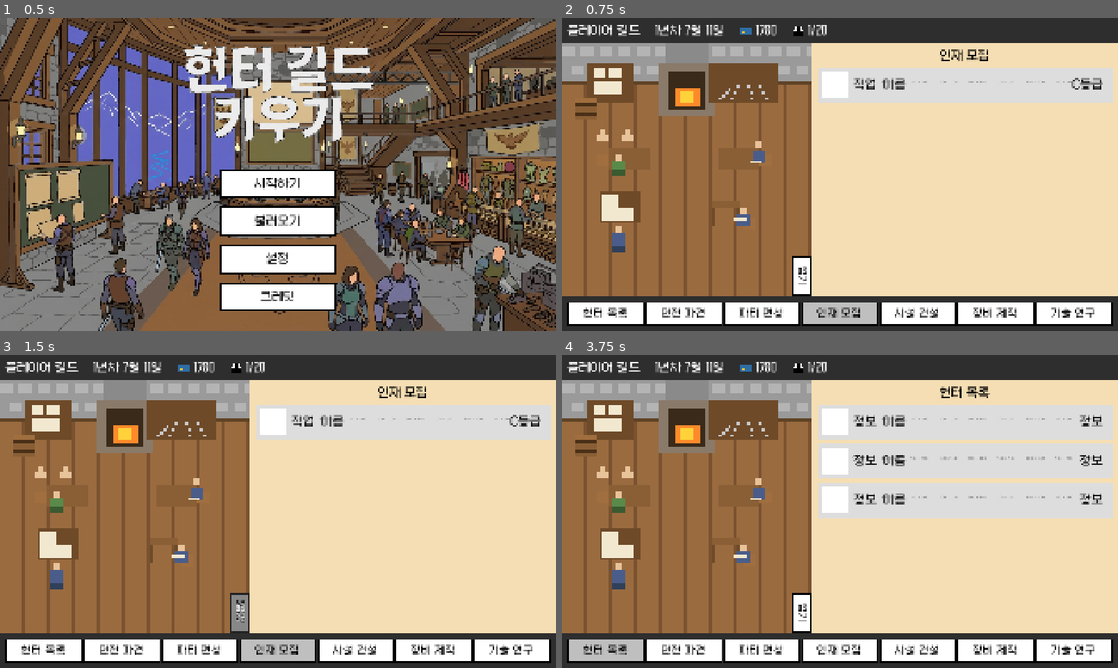
Above: before the commit, frames 1-4 (two rows, left to right).
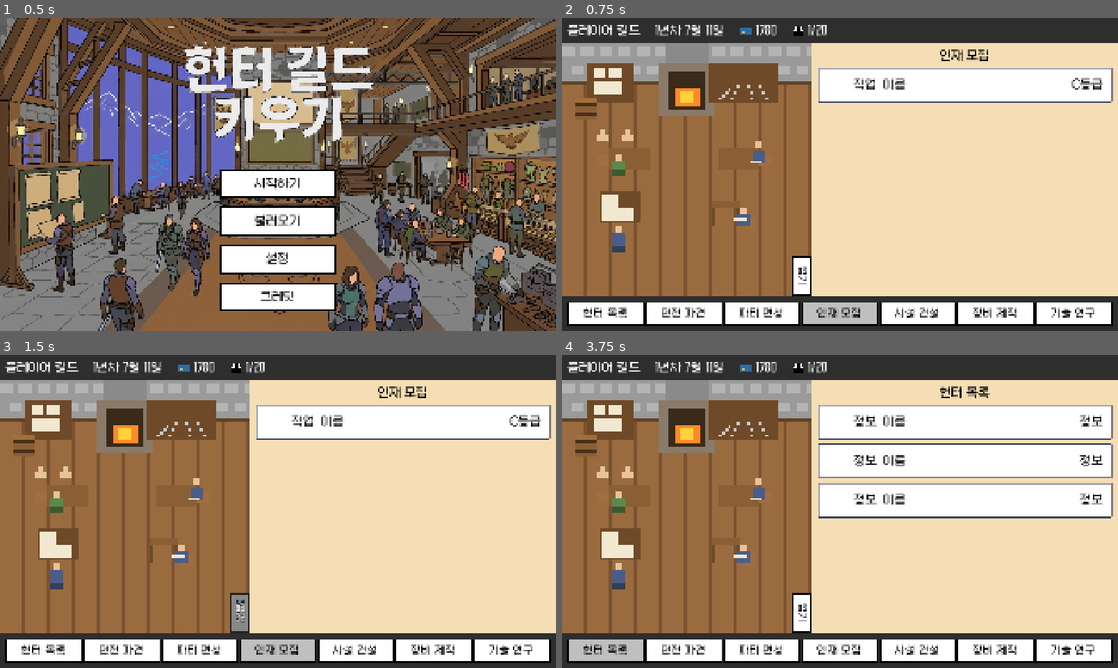
Above: after the commit, the same moments.

Repository: motsuni04/hunter-guild-tycoon
Game: Godot game, scene res://scenes/main/title.tscn
The game is run twice, just before and just after one commit, with the same random seed, the same clock (stepped at 60 frames per second) and the same inputs.
Inputs (mouse positions are in pixels of both pictures, inside the frame that each line leads up to):
- Up to frame 1 (0.5 s): no input
- Up to frame 2 (0.75 s): click "시작하기" at 0.5 s
- Up to frame 3 (1.5 s): click "펼치기" at 1.25 s
- Up to frame 4 (3.75 s): click "접기" at 2 s; click (962, 420) at 2.75 s; click "헌터 목록" at 3.5 s

Frame 1 is identical in both runs. In frame 2, 5.2% of the frame differs, in the area x 46-100%, y 16-28%; in frame 3, 5.2%; in frame 4, 16%, in the area x 46-100%, y 16-53%.

Commit message:
Refactor rect textures

Diff:
--- a/project.godot
+++ b/project.godot
@@ -26,6 +26,8 @@
 
 window/size/viewport_width=1920
 window/size/viewport_height=1080
+window/size/window_width_override=1600
+window/size/window_height_override=900
 window/stretch/mode="canvas_items"
 window/stretch/aspect="expand"
 
--- /dev/null
+++ b/resources/ui/info_panel.tres
@@ -0,0 +1,13 @@
+[gd_resource type="StyleBoxFlat" format=3]
+
+[resource]
+bg_color = Color(1, 1, 1, 1)
+border_width_left = 4
+border_width_top = 4
+border_width_right = 4
+border_width_bottom = 4
+border_color = Color(0.12, 0.17, 0.35, 1)
+corner_radius_top_left = 2
+corner_radius_top_right = 2
+corner_radius_bottom_right = 2
+corner_radius_bottom_left = 2
--- a/scenes/popups/credit.tscn
+++ b/scenes/popups/credit.tscn
@@ -1,7 +1,8 @@
 [gd_scene format=3 uid="uid://0nuueia0xwnq"]
 
 [ext_resource type="Script" uid="uid://gfbqqlrlaayn" path="res://scenes/popups/credit.gd" id="1_pxe7y"]
-[ext_resource type="Texture2D" uid="uid://dfm5gln2eqcui" path="res://assets/images/game_background.svg" id="2_pxe7y"]
+[ext_resource type="FontFile" uid="uid://deimdqp32x0o" path="res://assets/fonts/MonaS10.ttf" id="2_font"]
+[ext_resource type="StyleBoxFlat" path="res://resources/ui/info_panel.tres" id="3_style"]
 
 [node name="Credit" type="CenterContainer" unique_id=370040019]
 anchors_preset = 15
@@ -27,13 +28,13 @@
 offset_bottom = 400.0
 grow_horizontal = 2
 grow_vertical = 2
+theme_override_styles/panel = ExtResource("3_style")
 
-[node name="TextureRect" type="TextureRect" parent="Control/PanelContainer" unique_id=148883096]
+[node name="Overlay" type="Control" parent="Control/PanelContainer" unique_id=148883096]
 layout_mode = 2
-texture = ExtResource("2_pxe7y")
-stretch_mode = 1
+mouse_filter = 2
 
-[node name="Exit" type="Button" parent="Control/PanelContainer/TextureRect" unique_id=1473801735]
+[node name="Exit" type="Button" parent="Control/PanelContainer/Overlay" unique_id=1473801735]
 layout_mode = 1
 anchors_preset = 1
 anchor_left = 1.0
@@ -41,7 +42,13 @@
 offset_left = -8.0
 offset_bottom = 8.0
 grow_horizontal = 0
+theme_override_colors/font_color = Color(0, 0, 0, 1)
+theme_override_fonts/font = ExtResource("2_font")
 theme_override_font_sizes/font_size = 48
+theme_override_styles/normal = ExtResource("3_style")
+theme_override_styles/hover = ExtResource("3_style")
+theme_override_styles/pressed = ExtResource("3_style")
+theme_override_styles/focus = ExtResource("3_style")
 text = "  X  "
 
 [node name="MarginContainer" type="MarginContainer" parent="Control/PanelContainer" unique_id=1809586687]
@@ -58,56 +65,50 @@
 
 [node name="Credit" type="Label" parent="Control/PanelContainer/MarginContainer/VBoxContainer" unique_id=1417794775]
 layout_mode = 2
-theme_override_colors/font_color = Color(1, 1, 1, 1)
-theme_override_colors/font_outline_color = Color(0, 0, 0, 1)
-theme_override_constants/outline_size = 10
+theme_override_colors/font_color = Color(0, 0, 0, 1)
+theme_override_fonts/font = ExtResource("2_font")
 theme_override_font_sizes/font_size = 32
 text = "<크레딧>"
 horizontal_alignment = 1
 
 [node name="Development" type="Label" parent="Control/PanelContainer/MarginContainer/VBoxContainer" unique_id=2108807265]
 layout_mode = 2
-theme_override_colors/font_color = Color(1, 1, 1, 1)
-theme_override_colors/font_outline_color = Color(0, 0, 0, 1)
-theme_override_constants/outline_size = 10
+theme_override_colors/font_color = Color(0, 0, 0, 1)
+theme_override_fonts/font = ExtResource("2_font")
 theme_override_font_sizes/font_size = 32
 text = "개발: 대 도 현"
 horizontal_alignment = 1
 
 [node name="Graphic" type="Label" parent="Control/PanelContainer/MarginContainer/VBoxContainer" unique_id=1973549648]
 layout_mode = 2
-theme_override_colors/font_color = Color(1, 1, 1, 1)
-theme_override_colors/font_outline_color = Color(0, 0, 0, 1)
-theme_override_constants/outline_size = 10
+theme_override_colors/font_color = Color(0, 0, 0, 1)
+theme_override_fonts/font = ExtResource("2_font")
 theme_override_font_sizes/font_size = 32
 text = "그래픽: 대 도 현"
 horizontal_alignment = 1
 
 [node name="Story" type="Label" parent="Control/PanelContainer/MarginContainer/VBoxContainer" unique_id=1013141582]
 layout_mode = 2
-theme_override_colors/font_color = Color(1, 1, 1, 1)
-theme_override_colors/font_outline_color = Color(0, 0, 0, 1)
-theme_override_constants/outline_size = 10
+theme_override_colors/font_color = Color(0, 0, 0, 1)
+theme_override_fonts/font = ExtResource("2_font")
 theme_override_font_sizes/font_size = 32
 text = "스토리: 대 도 현"
 horizontal_alignment = 1
 
 [node name="Sound" type="Label" parent="Control/PanelContainer/MarginContainer/VBoxContainer" unique_id=72769163]
 layout_mode = 2
-theme_override_colors/font_color = Color(1, 1, 1, 1)
-theme_override_colors/font_outline_color = Color(0, 0, 0, 1)
-theme_override_constants/outline_size = 10
+theme_override_colors/font_color = Color(0, 0, 0, 1)
+theme_override_fonts/font = ExtResource("2_font")
 theme_override_font_sizes/font_size = 32
 text = "사운드: 대 도 현"
 horizontal_alignment = 1
 
 [node name="SpecialThanks" type="Label" parent="Control/PanelContainer/MarginContainer/VBoxContainer" unique_id=1198820549]
 layout_mode = 2
-theme_override_colors/font_color = Color(1, 1, 1, 1)
-theme_override_colors/font_outline_color = Color(0, 0, 0, 1)
-theme_override_constants/outline_size = 10
+theme_override_colors/font_color = Color(0, 0, 0, 1)
+theme_override_fonts/font = ExtResource("2_font")
 theme_override_font_sizes/font_size = 32
 text = "Special Thanks: 대 도 현"
 horizontal_alignment = 1
 
-[connection signal="pressed" from="Control/PanelContainer/TextureRect/Exit" to="." method="_on_exit_pressed"]
+[connection signal="pressed" from="Control/PanelContainer/Overlay/Exit" to="." method="_on_exit_pressed"]
--- a/scenes/popups/setting.tscn
+++ b/scenes/popups/setting.tscn
@@ -1,7 +1,8 @@
 [gd_scene format=3 uid="uid://brx22e1hq2frs"]
 
 [ext_resource type="Script" uid="uid://clc8l5q8qg5fx" path="res://scenes/popups/setting.gd" id="1_110nh"]
-[ext_resource type="Texture2D" uid="uid://dfm5gln2eqcui" path="res://assets/images/game_background.svg" id="2_110nh"]
+[ext_resource type="FontFile" uid="uid://deimdqp32x0o" path="res://assets/fonts/MonaS10.ttf" id="2_font"]
+[ext_resource type="StyleBoxFlat" path="res://resources/ui/info_panel.tres" id="3_style"]
 
 [node name="Setting" type="CenterContainer" unique_id=1103409797]
 anchors_preset = 15
@@ -27,13 +28,13 @@
 offset_bottom = 300.0
 grow_horizontal = 2
 grow_vertical = 2
+theme_override_styles/panel = ExtResource("3_style")
 
-[node name="TextureRect" type="TextureRect" parent="Control/PanelContainer" unique_id=333873032]
+[node name="Overlay" type="Control" parent="Control/PanelContainer" unique_id=333873032]
 layout_mode = 2
-texture = ExtResource("2_110nh")
-stretch_mode = 1
+mouse_filter = 2
 
-[node name="Exit" type="Button" parent="Control/PanelContainer/TextureRect" unique_id=1518566050]
+[node name="Exit" type="Button" parent="Control/PanelContainer/Overlay" unique_id=1518566050]
 layout_mode = 1
 anchors_preset = 1
 anchor_left = 1.0
@@ -41,7 +42,13 @@
 offset_left = -8.0
 offset_bottom = 8.0
 grow_horizontal = 0
+theme_override_colors/font_color = Color(0, 0, 0, 1)
+theme_override_fonts/font = ExtResource("2_font")
 theme_override_font_sizes/font_size = 48
+theme_override_styles/normal = ExtResource("3_style")
+theme_override_styles/hover = ExtResource("3_style")
+theme_override_styles/pressed = ExtResource("3_style")
+theme_override_styles/focus = ExtResource("3_style")
 text = "  X  "
 
 [node name="MarginContainer" type="MarginContainer" parent="Control/PanelContainer" unique_id=105530857]
@@ -63,8 +70,8 @@
 [node name="Master" type="Label" parent="Control/PanelContainer/MarginContainer/VBoxContainer/HBoxContainer" unique_id=504179635]
 custom_minimum_size = Vector2(110, 80)
 layout_mode = 2
-theme_override_colors/font_outline_color = Color(0, 0, 0, 1)
-theme_override_constants/outline_size = 8
+theme_override_colors/font_color = Color(0, 0, 0, 1)
+theme_override_fonts/font = ExtResource("2_font")
 theme_override_font_sizes/font_size = 32
 text = "전체"
 vertical_alignment = 1
@@ -80,8 +87,8 @@
 [node name="MasterVolume" type="Label" parent="Control/PanelContainer/MarginContainer/VBoxContainer/HBoxContainer" unique_id=1741771383]
 custom_minimum_size = Vector2(70, 80)
 layout_mode = 2
-theme_override_colors/font_outline_color = Color(0, 0, 0, 1)
-theme_override_constants/outline_size = 8
+theme_override_colors/font_color = Color(0, 0, 0, 1)
+theme_override_fonts/font = ExtResource("2_font")
 theme_override_font_sizes/font_size = 32
 text = "50"
 horizontal_alignment = 1
@@ -94,8 +101,8 @@
 [node name="Bgm" type="Label" parent="Control/PanelContainer/MarginContainer/VBoxContainer/HBoxContainer2" unique_id=844392961]
 custom_minimum_size = Vector2(110, 80)
 layout_mode = 2
-theme_override_colors/font_outline_color = Color(0, 0, 0, 1)
-theme_override_constants/outline_size = 8
+theme_override_colors/font_color = Color(0, 0, 0, 1)
+theme_override_fonts/font = ExtResource("2_font")
 theme_override_font_sizes/font_size = 32
 text = "BGM"
 vertical_alignment = 1
@@ -111,8 +118,8 @@
 [node name="BgmVolume" type="Label" parent="Control/PanelContainer/MarginContainer/VBoxContainer/HBoxContainer2" unique_id=1095702499]
 custom_minimum_size = Vector2(70, 80)
 layout_mode = 2
-theme_override_colors/font_outline_color = Color(0, 0, 0, 1)
-theme_override_constants/outline_size = 8
+theme_override_colors/font_color = Color(0, 0, 0, 1)
+theme_override_fonts/font = ExtResource("2_font")
 theme_override_font_sizes/font_size = 32
 text = "50"
 horizontal_alignment = 1
@@ -125,8 +132,8 @@
 [node name="Sfx" type="Label" parent="Control/PanelContainer/MarginContainer/VBoxContainer/HBoxContainer3" unique_id=1209439328]
 custom_minimum_size = Vector2(110, 80)
 layout_mode = 2
-theme_override_colors/font_outline_color = Color(0, 0, 0, 1)
-theme_override_constants/outline_size = 8
+theme_override_colors/font_color = Color(0, 0, 0, 1)
+theme_override_fonts/font = ExtResource("2_font")
 theme_override_font_sizes/font_size = 32
 text = "효과음"
 vertical_alignment = 1
@@ -142,8 +149,8 @@
 [node name="SfxVolume" type="Label" parent="Control/PanelContainer/MarginContainer/VBoxContainer/HBoxContainer3" unique_id=1871984032]
 custom_minimum_size = Vector2(70, 80)
 layout_mode = 2
-theme_override_colors/font_outline_color = Color(0, 0, 0, 1)
-theme_override_constants/outline_size = 8
+theme_override_colors/font_color = Color(0, 0, 0, 1)
+theme_override_fonts/font = ExtResource("2_font")
 theme_override_font_sizes/font_size = 32
 text = "50"
 horizontal_alignment = 1
@@ -156,8 +163,8 @@
 [node name="Font" type="Label" parent="Control/PanelContainer/MarginContainer/VBoxContainer/HBoxContainer4" unique_id=1209439329]
 custom_minimum_size = Vector2(110, 80)
 layout_mode = 2
-theme_override_colors/font_outline_color = Color(0, 0, 0, 1)
-theme_override_constants/outline_size = 8
+theme_override_colors/font_color = Color(0, 0, 0, 1)
+theme_override_fonts/font = ExtResource("2_font")
 theme_override_font_sizes/font_size = 32
 text = "폰트(테스트)"
 vertical_alignment = 1
@@ -166,7 +173,13 @@
 layout_mode = 2
 size_flags_horizontal = 3
 size_flags_vertical = 1
+theme_override_colors/font_color = Color(0, 0, 0, 1)
+theme_override_fonts/font = ExtResource("2_font")
 theme_override_font_sizes/font_size = 28
+theme_override_styles/normal = ExtResource("3_style")
+theme_override_styles/hover = ExtResource("3_style")
+theme_override_styles/pressed = ExtResource("3_style")
+theme_override_styles/focus = ExtResource("3_style")
 item_count = 3
 selected = 0
 popup/item_0/text = "기본 (Mona)"
@@ -176,8 +189,5 @@
 popup/item_2/text = "원티드 산스"
 popup/item_2/id = 2
 
-[connection signal="pressed" from="Control/PanelContainer/TextureRect/Exit" to="." method="_on_exit_pressed"]
+[connection signal="pressed" from="Control/PanelContainer/Overlay/Exit" to="." method="_on_exit_pressed"]
 [connection signal="item_selected" from="Control/PanelContainer/MarginContainer/VBoxContainer/HBoxContainer4/FontOption" to="." method="_on_font_option_item_selected"]
-[connection signal="value_changed" from="Control/PanelContainer/MarginContainer/VBoxContainer/HBoxContainer/MasterSlider" to="." method="_on_master_slider_value_changed"]
-[connection signal="value_changed" from="Control/PanelContainer/MarginContainer/VBoxContainer/HBoxContainer2/BgmSlider" to="." method="_on_bgm_slider_value_changed"]
-[connection signal="value_changed" from="Control/PanelContainer/MarginContainer/VBoxContainer/HBoxContainer3/SfxSlider" to="." method="_on_sfx_slider_value_changed"]
--- a/scenes/ui_common/base_info.tscn
+++ b/scenes/ui_common/base_info.tscn
@@ -1,16 +1,18 @@
 [gd_scene format=3 uid="uid://bycvh6v57cfu4"]
 
 [ext_resource type="FontFile" uid="uid://deimdqp32x0o" path="res://assets/fonts/MonaS10.ttf" id="1_6twor"]
-[ext_resource type="Texture2D" uid="uid://dfm5gln2eqcui" path="res://assets/images/game_background.svg" id="1_qd3ka"]
+[ext_resource type="StyleBoxFlat" path="res://resources/ui/info_panel.tres" id="2_style"]
 
-[node name="BaseInfo" type="TextureButton" unique_id=855929074]
+[node name="BaseInfo" type="Button" unique_id=855929074]
 custom_minimum_size = Vector2(0, 120)
 offset_right = 427.0
 offset_bottom = 120.0
 size_flags_horizontal = 3
-mouse_filter = 1
-texture_normal = ExtResource("1_qd3ka")
-stretch_mode = 1
+theme_override_styles/normal = ExtResource("2_style")
+theme_override_styles/hover = ExtResource("2_style")
+theme_override_styles/pressed = ExtResource("2_style")
+theme_override_styles/disabled = ExtResource("2_style")
+theme_override_styles/focus = ExtResource("2_style")
 
 [node name="MarginContainer" type="MarginContainer" parent="." unique_id=-982522294]
 layout_mode = 1
--- a/scenes/ui_common/team_info.tscn
+++ b/scenes/ui_common/team_info.tscn
@@ -1,16 +1,18 @@
 [gd_scene format=3 uid="uid://dmhk1cnrx323r"]
 
 [ext_resource type="FontFile" uid="uid://deimdqp32x0o" path="res://assets/fonts/MonaS10.ttf" id="1_kryvg"]
-[ext_resource type="Texture2D" uid="uid://dfm5gln2eqcui" path="res://assets/images/game_background.svg" id="1_x5bf3"]
+[ext_resource type="StyleBoxFlat" path="res://resources/ui/info_panel.tres" id="2_style"]
 
-[node name="TeamInfo" type="TextureButton" unique_id=877009764]
+[node name="TeamInfo" type="Button" unique_id=877009764]
 custom_minimum_size = Vector2(0, 210)
 offset_right = 923.0
 offset_bottom = 210.0
 size_flags_horizontal = 3
-texture_normal = ExtResource("1_x5bf3")
-ignore_texture_size = true
-stretch_mode = 1
+theme_override_styles/normal = ExtResource("2_style")
+theme_override_styles/hover = ExtResource("2_style")
+theme_override_styles/pressed = ExtResource("2_style")
+theme_override_styles/disabled = ExtResource("2_style")
+theme_override_styles/focus = ExtResource("2_style")
 
 [node name="MarginContainer" type="MarginContainer" parent="." unique_id=548881141]
 layout_mode = 1
--- a/scenes/ui_common/tech_node.gd
+++ b/scenes/ui_common/tech_node.gd
@@ -4,6 +4,7 @@
 
 const FONT := preload("res://assets/fonts/MonaS10.ttf")
 const PLACEHOLDER_ICON := preload("res://assets/images/tech_empty.png")
+const PANEL_STYLE := preload("res://resources/ui/info_panel.tres")
 
 const NODE_SIZE := Vector2(180, 210)
 const ICON_SIZE := Vector2(96, 96)
@@ -19,6 +20,9 @@
 
 func _ready() -> void:
 	custom_minimum_size = NODE_SIZE
+	# 상태별 색 구분은 연구 가능/완료 로직이 붙을 때 나눈다. 지금은 전부 같은 스타일.
+	for state in ["normal", "hover", "pressed", "disabled", "focus"]:
+		add_theme_stylebox_override(state, PANEL_STYLE)
 	if tech == null:
 		return
 	tooltip_text = tech.description
